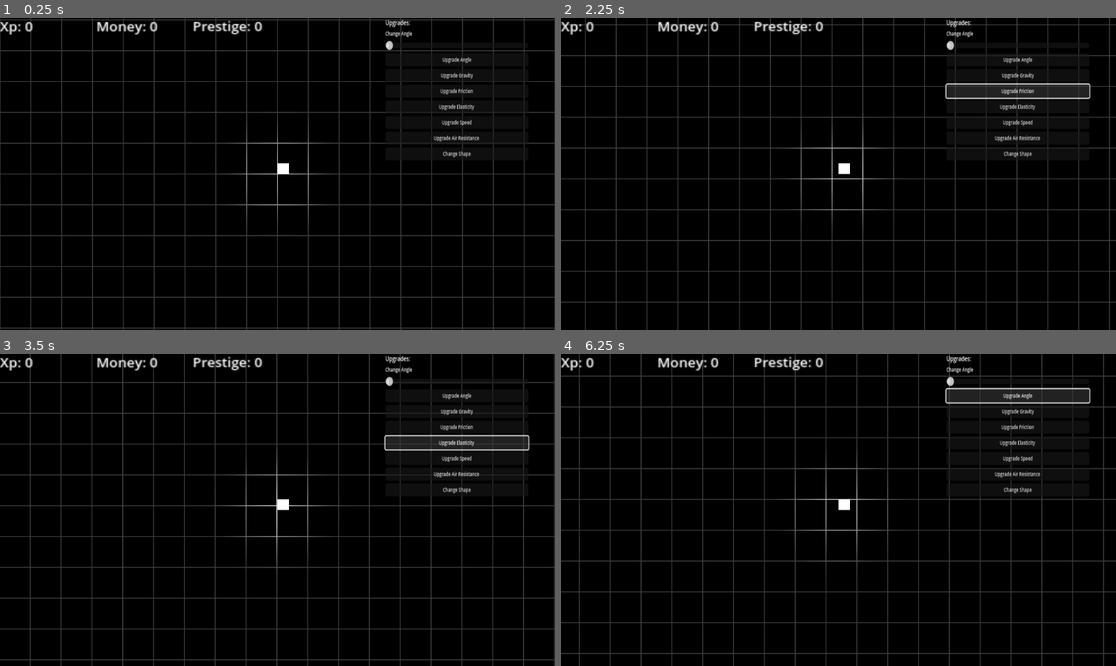
Above: before the commit, frames 1-4 (two rows, left to right).
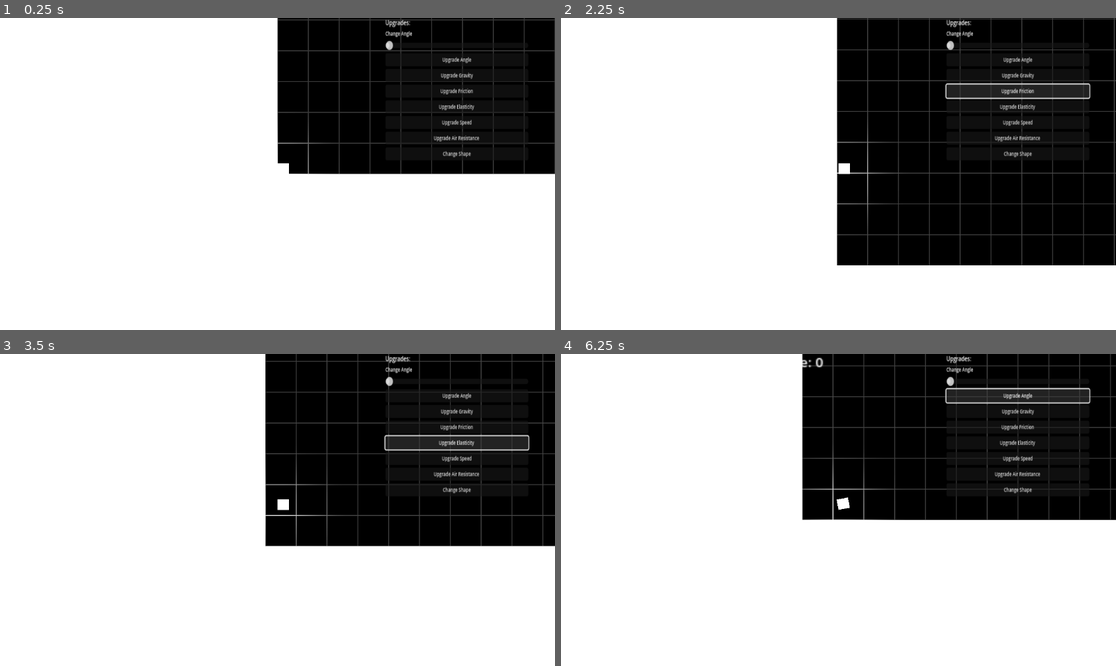
Above: after the commit, the same moments.

Repository: Lueegee1/Skr-t-Kast-Spil
Game: Godot game, scene res://main/root.tscn
Two runs of this game, one before a commit and one after it. Both use one fixed random seed, a clock stepped at 60 frames per second and the inputs below.
Inputs:
- Up to frame 1 (0.25 s): no input
- Up to frame 2 (2.25 s): click "Upgrade Angle" at 0.5 s; click "Upgrade Gravity" at 1.25 s; click "Upgrade Friction" at 2 s
- Up to frame 3 (3.5 s): click "Upgrade Elasticity" at 2.75 s
- Up to frame 4 (6.25 s): click "Upgrade Speed" at 3.5 s; click "Upgrade Air Resistance" at 4.25 s; click "Change Shape" at 5 s; click "Upgrade Angle" at 5.75 s

The runs differ from the first frame. In frame 1, 75% of the frame differs, in the area x 0-100%, y 0-100%; in frame 2, 64%; in frame 3, 71%; in frame 4, 73%.
Error before the commit: Invalid access to property or key 'position' on a base object of type 'Nil'. (res://main/Ground.gd:13)

Commit message:
Update BallMechanics.gd

Diff:
--- a/main/BallMechanics.gd
+++ b/main/BallMechanics.gd
@@ -8,14 +8,14 @@
 
 # exported variables
 @export var launch_speed: float = 1000.0               # speed that the RigidBody2D is launched with
-@export var launch_angle: float = 45.0                 # angle of launch of the RigidBody2D
+@export var launch_angle: float = 89.0                 # angle of launch of the RigidBody2D
 @export var stop_threshold := 5.0                      # velocity threshold rquired for the RigidBody2D to be considered stopped
 @export var stop_delay := 1.5                          # seconds it must stay still to count as stopped
 @export var time_between_launch = 0.5                  # the time between launch command being given and the RigidBody2D actually being launched
 @export var air_resistance = 0                     # uses the "damp" variable as air resistance
-@export var gravity = 1.0                              # uses the "gravity_scale" as gravity
+@export var gravity = 3                              # uses the "gravity_scale" as gravity
 @export var ground_friction = 0                 # uses PhysicsMaterial's "friction" as friction
-@export var ground_elasticity = 10                    # uses PhysicsMaterial's "bounce" as the grounds elasticity
+@export var ground_elasticity = 1000                    # uses PhysicsMaterial's "bounce" as the grounds elasticity
 
 # variables
 var still_time := 0.0                                  # var to hold the ellapsed time the RigidBody2D has been stationary
@@ -29,6 +29,7 @@
 #------------------------------------------ Code ------------------------------------------
 
 func _ready():
+	Global.Ball = self
 	await get_tree().process_frame  # wait one frame so the shape exists
 	reload_variables()
 
